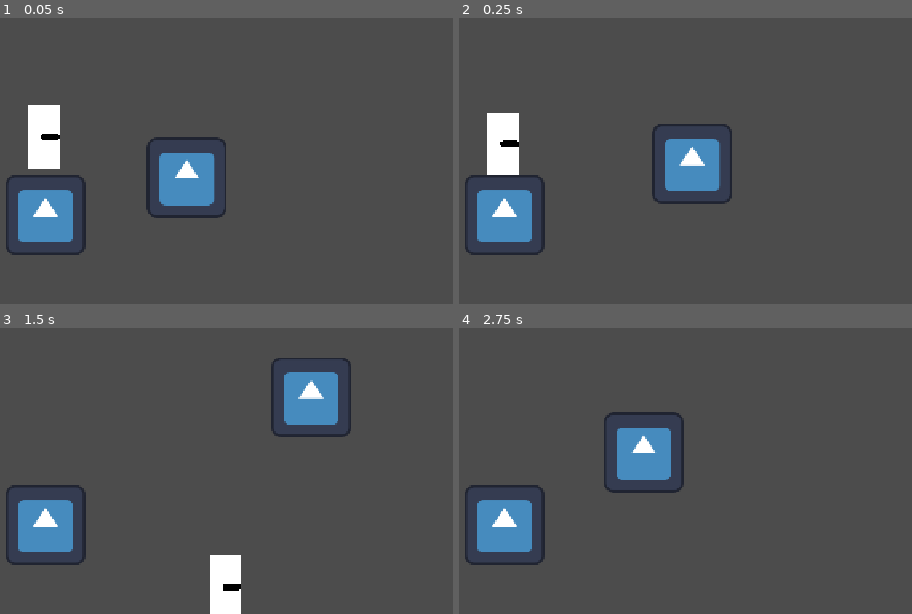
Above: before the commit, frames 1-4 (two rows, left to right).
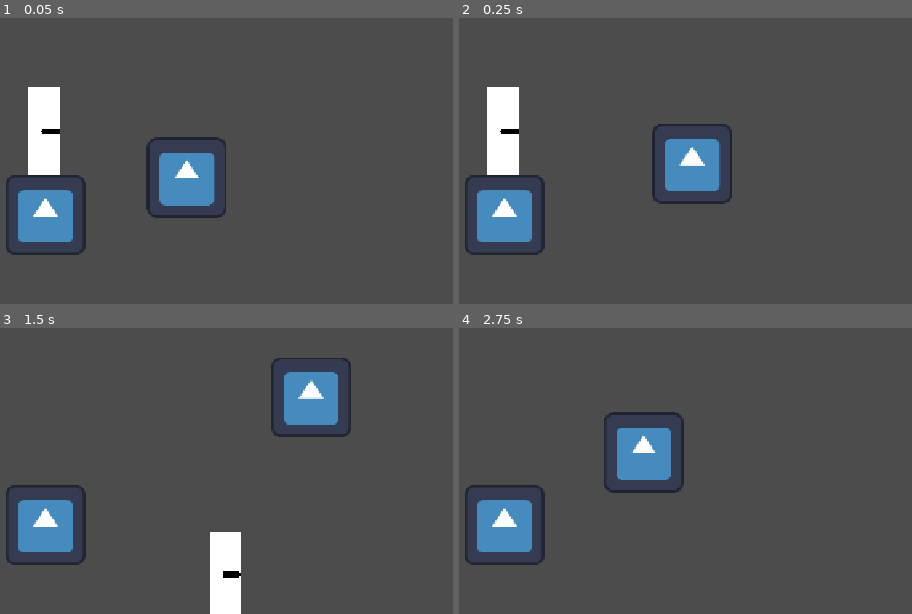
Above: after the commit, the same moments.

Repository: srNando0/Game-Jam-JGS
Game: Godot game, scene res://test_physics/test_physics.tscn
The game is run twice, just before and just after one commit, with the same random seed, the same clock (stepped at 60 frames per second) and the same inputs. The project has no main scene, so this scene is started directly. The engine's default icon, where the game draws it, is replaced by a stand-in: a white triangle on a blue panel in a dark square.
Inputs:
- Up to frame 1 (0.05 s): no input
- Up to frame 2 (0.25 s): no input
- Up to frame 3 (1.5 s): hold Right (right) from 0.53 s (still down); tap D (dash) at 0.6 s; tap S (jump) at 0.77, 0.8, 1.07, 1.35 s
- Up to frame 4 (2.75 s): tap S (jump) at 1.52, 1.82, 2.3 s; tap D (dash) at 1.55, 2.1 s; release Right (right) at 2.03 s; hold Left (left) from 2.03 s (still down)

The runs differ from the first frame. In frame 1, 0.7% of the frame differs, in the area x 6-14%, y 24-55%; in frame 2, 0.8%, in the area x 6-14%, y 24-46%; in frame 3, 0.7%; in frame 4, nothing differs.

Commit message:
add stage

Diff:
--- a/player/player.tscn
+++ b/player/player.tscn
@@ -7,7 +7,7 @@
 [ext_resource type="AudioStream" uid="uid://bb0y5j24s222q" path="res://player/res/dash.wav" id="5_qjkh3"]
 
 [sub_resource type="RectangleShape2D" id="RectangleShape2D_yw30f"]
-size = Vector2(50, 100)
+size = Vector2(50, 140)
 
 [node name="Player" type="CharacterBody2D"]
 floor_constant_speed = true
@@ -19,7 +19,7 @@
 [node name="Images" type="Node2D" parent="."]
 
 [node name="Line2D" type="Line2D" parent="Images"]
-points = PackedVector2Array(0, -25, 0, 25)
+points = PackedVector2Array(0, -45, 0, 45)
 width = 50.0
 begin_cap_mode = 1
 end_cap_mode = 1
--- /dev/null
+++ b/stage/stage.tscn
@@ -0,0 +1,573 @@
+[gd_scene load_steps=7 format=3 uid="uid://cgju2v2xh086e"]
+
+[ext_resource type="Texture2D" uid="uid://bsjcigarer8nh" path="res://stage/res/base_bg.png" id="1_s88my"]
+[ext_resource type="Texture2D" uid="uid://w34scpoom07m" path="res://stage/res/under_floor.png" id="2_ve7pq"]
+[ext_resource type="Texture2D" uid="uid://pyf6wvc5g63f" path="res://stage/res/wall_deco.png" id="3_cxybx"]
+[ext_resource type="Texture2D" uid="uid://byi5j6v7yljfx" path="res://stage/res/floor.png" id="4_au0sk"]
+[ext_resource type="PackedScene" uid="uid://uxgl1mx5i6rh" path="res://player/player.tscn" id="5_ve7pq"]
+
+[sub_resource type="RectangleShape2D" id="RectangleShape2D_u7g2e"]
+size = Vector2(10328, 80)
+
+[node name="Stage" type="Node2D"]
+
+[node name="Corridor" type="Node2D" parent="."]
+
+[node name="CorridorBackground" type="Node2D" parent="Corridor"]
+
+[node name="BaseBg" type="Sprite2D" parent="Corridor/CorridorBackground"]
+scale = Vector2(0.5, 0.5)
+texture = ExtResource("1_s88my")
+centered = false
+
+[node name="BaseBg2" type="Sprite2D" parent="Corridor/CorridorBackground"]
+position = Vector2(1280, 0)
+scale = Vector2(0.5, 0.5)
+texture = ExtResource("1_s88my")
+centered = false
+
+[node name="BaseBg3" type="Sprite2D" parent="Corridor/CorridorBackground"]
+position = Vector2(2560, 0)
+scale = Vector2(0.5, 0.5)
+texture = ExtResource("1_s88my")
+centered = false
+
+[node name="BaseBg4" type="Sprite2D" parent="Corridor/CorridorBackground"]
+position = Vector2(3840, 0)
+scale = Vector2(0.5, 0.5)
+texture = ExtResource("1_s88my")
+centered = false
+
+[node name="BaseBg5" type="Sprite2D" parent="Corridor/CorridorBackground"]
+position = Vector2(5120, 0)
+scale = Vector2(0.5, 0.5)
+texture = ExtResource("1_s88my")
+centered = false
+
+[node name="BaseBg6" type="Sprite2D" parent="Corridor/CorridorBackground"]
+position = Vector2(6400, 0)
+scale = Vector2(0.5, 0.5)
+texture = ExtResource("1_s88my")
+centered = false
+
+[node name="BaseBg7" type="Sprite2D" parent="Corridor/CorridorBackground"]
+position = Vector2(7680, 0)
+scale = Vector2(0.5, 0.5)
+texture = ExtResource("1_s88my")
+centered = false
+
+[node name="BaseBg8" type="Sprite2D" parent="Corridor/CorridorBackground"]
+position = Vector2(8960, 0)
+scale = Vector2(0.5, 0.5)
+texture = ExtResource("1_s88my")
+centered = false
+
+[node name="CorridorFloor" type="Node2D" parent="Corridor"]
+
+[node name="Images" type="Node2D" parent="Corridor/CorridorFloor"]
+
+[node name="Unit1" type="Node2D" parent="Corridor/CorridorFloor/Images"]
+
+[node name="UnderFloor" type="Sprite2D" parent="Corridor/CorridorFloor/Images/Unit1"]
+position = Vector2(0, 661)
+scale = Vector2(0.5, 0.5)
+texture = ExtResource("2_ve7pq")
+centered = false
+
+[node name="WallDeco" type="Sprite2D" parent="Corridor/CorridorFloor/Images/Unit1"]
+position = Vector2(0, 529)
+scale = Vector2(0.5, 0.5)
+texture = ExtResource("3_cxybx")
+centered = false
+
+[node name="Floor" type="Sprite2D" parent="Corridor/CorridorFloor/Images/Unit1"]
+position = Vector2(0, 619)
+scale = Vector2(0.5, 0.5)
+texture = ExtResource("4_au0sk")
+centered = false
+
+[node name="Unit2" type="Node2D" parent="Corridor/CorridorFloor/Images"]
+position = Vector2(449, 0)
+
+[node name="UnderFloor" type="Sprite2D" parent="Corridor/CorridorFloor/Images/Unit2"]
+position = Vector2(0, 661)
+scale = Vector2(0.5, 0.5)
+texture = ExtResource("2_ve7pq")
+centered = false
+
+[node name="WallDeco" type="Sprite2D" parent="Corridor/CorridorFloor/Images/Unit2"]
+position = Vector2(0, 529)
+scale = Vector2(0.5, 0.5)
+texture = ExtResource("3_cxybx")
+centered = false
+
+[node name="Floor" type="Sprite2D" parent="Corridor/CorridorFloor/Images/Unit2"]
+position = Vector2(0, 619)
+scale = Vector2(0.5, 0.5)
+texture = ExtResource("4_au0sk")
+centered = false
+
+[node name="Unit3" type="Node2D" parent="Corridor/CorridorFloor/Images"]
+position = Vector2(898, 0)
+
+[node name="UnderFloor" type="Sprite2D" parent="Corridor/CorridorFloor/Images/Unit3"]
+position = Vector2(0, 661)
+scale = Vector2(0.5, 0.5)
+texture = ExtResource("2_ve7pq")
+centered = false
+
+[node name="WallDeco" type="Sprite2D" parent="Corridor/CorridorFloor/Images/Unit3"]
+position = Vector2(0, 529)
+scale = Vector2(0.5, 0.5)
+texture = ExtResource("3_cxybx")
+centered = false
+
+[node name="Floor" type="Sprite2D" parent="Corridor/CorridorFloor/Images/Unit3"]
+position = Vector2(0, 619)
+scale = Vector2(0.5, 0.5)
+texture = ExtResource("4_au0sk")
+centered = false
+
+[node name="Unit4" type="Node2D" parent="Corridor/CorridorFloor/Images"]
+position = Vector2(1347, 0)
+
+[node name="UnderFloor" type="Sprite2D" parent="Corridor/CorridorFloor/Images/Unit4"]
+position = Vector2(0, 661)
+scale = Vector2(0.5, 0.5)
+texture = ExtResource("2_ve7pq")
+centered = false
+
+[node name="WallDeco" type="Sprite2D" parent="Corridor/CorridorFloor/Images/Unit4"]
+position = Vector2(0, 529)
+scale = Vector2(0.5, 0.5)
+texture = ExtResource("3_cxybx")
+centered = false
+
+[node name="Floor" type="Sprite2D" parent="Corridor/CorridorFloor/Images/Unit4"]
+position = Vector2(0, 619)
+scale = Vector2(0.5, 0.5)
+texture = ExtResource("4_au0sk")
+centered = false
+
+[node name="Unit5" type="Node2D" parent="Corridor/CorridorFloor/Images"]
+position = Vector2(1796, 0)
+
+[node name="UnderFloor" type="Sprite2D" parent="Corridor/CorridorFloor/Images/Unit5"]
+position = Vector2(0, 661)
+scale = Vector2(0.5, 0.5)
+texture = ExtResource("2_ve7pq")
+centered = false
+
+[node name="WallDeco" type="Sprite2D" parent="Corridor/CorridorFloor/Images/Unit5"]
+position = Vector2(0, 529)
+scale = Vector2(0.5, 0.5)
+texture = ExtResource("3_cxybx")
+centered = false
+
+[node name="Floor" type="Sprite2D" parent="Corridor/CorridorFloor/Images/Unit5"]
+position = Vector2(0, 619)
+scale = Vector2(0.5, 0.5)
+texture = ExtResource("4_au0sk")
+centered = false
+
+[node name="Unit6" type="Node2D" parent="Corridor/CorridorFloor/Images"]
+position = Vector2(2245, 0)
+
+[node name="UnderFloor" type="Sprite2D" parent="Corridor/CorridorFloor/Images/Unit6"]
+position = Vector2(0, 661)
+scale = Vector2(0.5, 0.5)
+texture = ExtResource("2_ve7pq")
+centered = false
+
+[node name="WallDeco" type="Sprite2D" parent="Corridor/CorridorFloor/Images/Unit6"]
+position = Vector2(0, 529)
+scale = Vector2(0.5, 0.5)
+texture = ExtResource("3_cxybx")
+centered = false
+
+[node name="Floor" type="Sprite2D" parent="Corridor/CorridorFloor/Images/Unit6"]
+position = Vector2(0, 619)
+scale = Vector2(0.5, 0.5)
+texture = ExtResource("4_au0sk")
+centered = false
+
+[node name="Unit7" type="Node2D" parent="Corridor/CorridorFloor/Images"]
+position = Vector2(2694, 0)
+
+[node name="UnderFloor" type="Sprite2D" parent="Corridor/CorridorFloor/Images/Unit7"]
+position = Vector2(0, 661)
+scale = Vector2(0.5, 0.5)
+texture = ExtResource("2_ve7pq")
+centered = false
+
+[node name="WallDeco" type="Sprite2D" parent="Corridor/CorridorFloor/Images/Unit7"]
+position = Vector2(0, 529)
+scale = Vector2(0.5, 0.5)
+texture = ExtResource("3_cxybx")
+centered = false
+
+[node name="Floor" type="Sprite2D" parent="Corridor/CorridorFloor/Images/Unit7"]
+position = Vector2(0, 619)
+scale = Vector2(0.5, 0.5)
+texture = ExtResource("4_au0sk")
+centered = false
+
+[node name="Unit8" type="Node2D" parent="Corridor/CorridorFloor/Images"]
+position = Vector2(3143, 0)
+
+[node name="UnderFloor" type="Sprite2D" parent="Corridor/CorridorFloor/Images/Unit8"]
+position = Vector2(0, 661)
+scale = Vector2(0.5, 0.5)
+texture = ExtResource("2_ve7pq")
+centered = false
+
+[node name="WallDeco" type="Sprite2D" parent="Corridor/CorridorFloor/Images/Unit8"]
+position = Vector2(0, 529)
+scale = Vector2(0.5, 0.5)
+texture = ExtResource("3_cxybx")
+centered = false
+
+[node name="Floor" type="Sprite2D" parent="Corridor/CorridorFloor/Images/Unit8"]
+position = Vector2(0, 619)
+scale = Vector2(0.5, 0.5)
+texture = ExtResource("4_au0sk")
+centered = false
+
+[node name="Unit9" type="Node2D" parent="Corridor/CorridorFloor/Images"]
+position = Vector2(3592, 0)
+
+[node name="UnderFloor" type="Sprite2D" parent="Corridor/CorridorFloor/Images/Unit9"]
+position = Vector2(0, 661)
+scale = Vector2(0.5, 0.5)
+texture = ExtResource("2_ve7pq")
+centered = false
+
+[node name="WallDeco" type="Sprite2D" parent="Corridor/CorridorFloor/Images/Unit9"]
+position = Vector2(0, 529)
+scale = Vector2(0.5, 0.5)
+texture = ExtResource("3_cxybx")
+centered = false
+
+[node name="Floor" type="Sprite2D" parent="Corridor/CorridorFloor/Images/Unit9"]
+position = Vector2(0, 619)
+scale = Vector2(0.5, 0.5)
+texture = ExtResource("4_au0sk")
+centered = false
+
+[node name="Unit10" type="Node2D" parent="Corridor/CorridorFloor/Images"]
+position = Vector2(4041, 0)
+
+[node name="UnderFloor" type="Sprite2D" parent="Corridor/CorridorFloor/Images/Unit10"]
+position = Vector2(0, 661)
+scale = Vector2(0.5, 0.5)
+texture = ExtResource("2_ve7pq")
+centered = false
+
+[node name="WallDeco" type="Sprite2D" parent="Corridor/CorridorFloor/Images/Unit10"]
+position = Vector2(0, 529)
+scale = Vector2(0.5, 0.5)
+texture = ExtResource("3_cxybx")
+centered = false
+
+[node name="Floor" type="Sprite2D" parent="Corridor/CorridorFloor/Images/Unit10"]
+position = Vector2(0, 619)
+scale = Vector2(0.5, 0.5)
+texture = ExtResource("4_au0sk")
+centered = false
+
+[node name="Unit11" type="Node2D" parent="Corridor/CorridorFloor/Images"]
+position = Vector2(4490, 0)
+
+[node name="UnderFloor" type="Sprite2D" parent="Corridor/CorridorFloor/Images/Unit11"]
+position = Vector2(0, 661)
+scale = Vector2(0.5, 0.5)
+texture = ExtResource("2_ve7pq")
+centered = false
+
+[node name="WallDeco" type="Sprite2D" parent="Corridor/CorridorFloor/Images/Unit11"]
+position = Vector2(0, 529)
+scale = Vector2(0.5, 0.5)
+texture = ExtResource("3_cxybx")
+centered = false
+
+[node name="Floor" type="Sprite2D" parent="Corridor/CorridorFloor/Images/Unit11"]
+position = Vector2(0, 619)
+scale = Vector2(0.5, 0.5)
+texture = ExtResource("4_au0sk")
+centered = false
+
+[node name="Unit12" type="Node2D" parent="Corridor/CorridorFloor/Images"]
+position = Vector2(4939, 0)
+
+[node name="UnderFloor" type="Sprite2D" parent="Corridor/CorridorFloor/Images/Unit12"]
+position = Vector2(0, 661)
+scale = Vector2(0.5, 0.5)
+texture = ExtResource("2_ve7pq")
+centered = false
+
+[node name="WallDeco" type="Sprite2D" parent="Corridor/CorridorFloor/Images/Unit12"]
+position = Vector2(0, 529)
+scale = Vector2(0.5, 0.5)
+texture = ExtResource("3_cxybx")
+centered = false
+
+[node name="Floor" type="Sprite2D" parent="Corridor/CorridorFloor/Images/Unit12"]
+position = Vector2(0, 619)
+scale = Vector2(0.5, 0.5)
+texture = ExtResource("4_au0sk")
+centered = false
+
+[node name="Unit13" type="Node2D" parent="Corridor/CorridorFloor/Images"]
+position = Vector2(5388, 0)
+
+[node name="UnderFloor" type="Sprite2D" parent="Corridor/CorridorFloor/Images/Unit13"]
+position = Vector2(0, 661)
+scale = Vector2(0.5, 0.5)
+texture = ExtResource("2_ve7pq")
+centered = false
+
+[node name="WallDeco" type="Sprite2D" parent="Corridor/CorridorFloor/Images/Unit13"]
+position = Vector2(0, 529)
+scale = Vector2(0.5, 0.5)
+texture = ExtResource("3_cxybx")
+centered = false
+
+[node name="Floor" type="Sprite2D" parent="Corridor/CorridorFloor/Images/Unit13"]
+position = Vector2(0, 619)
+scale = Vector2(0.5, 0.5)
+texture = ExtResource("4_au0sk")
+centered = false
+
+[node name="Unit14" type="Node2D" parent="Corridor/CorridorFloor/Images"]
+position = Vector2(5837, 0)
+
+[node name="UnderFloor" type="Sprite2D" parent="Corridor/CorridorFloor/Images/Unit14"]
+position = Vector2(0, 661)
+scale = Vector2(0.5, 0.5)
+texture = ExtResource("2_ve7pq")
+centered = false
+
+[node name="WallDeco" type="Sprite2D" parent="Corridor/CorridorFloor/Images/Unit14"]
+position = Vector2(0, 529)
+scale = Vector2(0.5, 0.5)
+texture = ExtResource("3_cxybx")
+centered = false
+
+[node name="Floor" type="Sprite2D" parent="Corridor/CorridorFloor/Images/Unit14"]
+position = Vector2(0, 619)
+scale = Vector2(0.5, 0.5)
+texture = ExtResource("4_au0sk")
+centered = false
+
+[node name="Unit15" type="Node2D" parent="Corridor/CorridorFloor/Images"]
+position = Vector2(6286, 0)
+
+[node name="UnderFloor" type="Sprite2D" parent="Corridor/CorridorFloor/Images/Unit15"]
+position = Vector2(0, 661)
+scale = Vector2(0.5, 0.5)
+texture = ExtResource("2_ve7pq")
+centered = false
+
+[node name="WallDeco" type="Sprite2D" parent="Corridor/CorridorFloor/Images/Unit15"]
+position = Vector2(0, 529)
+scale = Vector2(0.5, 0.5)
+texture = ExtResource("3_cxybx")
+centered = false
+
+[node name="Floor" type="Sprite2D" parent="Corridor/CorridorFloor/Images/Unit15"]
+position = Vector2(0, 619)
+scale = Vector2(0.5, 0.5)
+texture = ExtResource("4_au0sk")
+centered = false
+
+[node name="Unit16" type="Node2D" parent="Corridor/CorridorFloor/Images"]
+position = Vector2(6735, 0)
+
+[node name="UnderFloor" type="Sprite2D" parent="Corridor/CorridorFloor/Images/Unit16"]
+position = Vector2(0, 661)
+scale = Vector2(0.5, 0.5)
+texture = ExtResource("2_ve7pq")
+centered = false
+
+[node name="WallDeco" type="Sprite2D" parent="Corridor/CorridorFloor/Images/Unit16"]
+position = Vector2(0, 529)
+scale = Vector2(0.5, 0.5)
+texture = ExtResource("3_cxybx")
+centered = false
+
+[node name="Floor" type="Sprite2D" parent="Corridor/CorridorFloor/Images/Unit16"]
+position = Vector2(0, 619)
+scale = Vector2(0.5, 0.5)
+texture = ExtResource("4_au0sk")
+centered = false
+
+[node name="Unit17" type="Node2D" parent="Corridor/CorridorFloor/Images"]
+position = Vector2(7184, 0)
+
+[node name="UnderFloor" type="Sprite2D" parent="Corridor/CorridorFloor/Images/Unit17"]
+position = Vector2(0, 661)
+scale = Vector2(0.5, 0.5)
+texture = ExtResource("2_ve7pq")
+centered = false
+
+[node name="WallDeco" type="Sprite2D" parent="Corridor/CorridorFloor/Images/Unit17"]
+position = Vector2(0, 529)
+scale = Vector2(0.5, 0.5)
+texture = ExtResource("3_cxybx")
+centered = false
+
+[node name="Floor" type="Sprite2D" parent="Corridor/CorridorFloor/Images/Unit17"]
+position = Vector2(0, 619)
+scale = Vector2(0.5, 0.5)
+texture = ExtResource("4_au0sk")
+centered = false
+
+[node name="Unit18" type="Node2D" parent="Corridor/CorridorFloor/Images"]
+position = Vector2(7633, 0)
+
+[node name="UnderFloor" type="Sprite2D" parent="Corridor/CorridorFloor/Images/Unit18"]
+position = Vector2(0, 661)
+scale = Vector2(0.5, 0.5)
+texture = ExtResource("2_ve7pq")
+centered = false
+
+[node name="WallDeco" type="Sprite2D" parent="Corridor/CorridorFloor/Images/Unit18"]
+position = Vector2(0, 529)
+scale = Vector2(0.5, 0.5)
+texture = ExtResource("3_cxybx")
+centered = false
+
+[node name="Floor" type="Sprite2D" parent="Corridor/CorridorFloor/Images/Unit18"]
+position = Vector2(0, 619)
+scale = Vector2(0.5, 0.5)
+texture = ExtResource("4_au0sk")
+centered = false
+
+[node name="Unit19" type="Node2D" parent="Corridor/CorridorFloor/Images"]
+position = Vector2(8082, 0)
+
+[node name="UnderFloor" type="Sprite2D" parent="Corridor/CorridorFloor/Images/Unit19"]
+position = Vector2(0, 661)
+scale = Vector2(0.5, 0.5)
+texture = ExtResource("2_ve7pq")
+centered = false
+
+[node name="WallDeco" type="Sprite2D" parent="Corridor/CorridorFloor/Images/Unit19"]
+position = Vector2(0, 529)
+scale = Vector2(0.5, 0.5)
+texture = ExtResource("3_cxybx")
+centered = false
+
+[node name="Floor" type="Sprite2D" parent="Corridor/CorridorFloor/Images/Unit19"]
+position = Vector2(0, 619)
+scale = Vector2(0.5, 0.5)
+texture = ExtResource("4_au0sk")
+centered = false
+
+[node name="Unit20" type="Node2D" parent="Corridor/CorridorFloor/Images"]
+position = Vector2(8531, 0)
+
+[node name="UnderFloor" type="Sprite2D" parent="Corridor/CorridorFloor/Images/Unit20"]
+position = Vector2(0, 661)
+scale = Vector2(0.5, 0.5)
+texture = ExtResource("2_ve7pq")
+centered = false
+
+[node name="WallDeco" type="Sprite2D" parent="Corridor/CorridorFloor/Images/Unit20"]
+position = Vector2(0, 529)
+scale = Vector2(0.5, 0.5)
+texture = ExtResource("3_cxybx")
+centered = false
+
+[node name="Floor" type="Sprite2D" parent="Corridor/CorridorFloor/Images/Unit20"]
+position = Vector2(0, 619)
+scale = Vector2(0.5, 0.5)
+texture = ExtResource("4_au0sk")
+centered = false
+
+[node name="Unit21" type="Node2D" parent="Corridor/CorridorFloor/Images"]
+position = Vector2(8980, 0)
+
+[node name="UnderFloor" type="Sprite2D" parent="Corridor/CorridorFloor/Images/Unit21"]
+position = Vector2(0, 661)
+scale = Vector2(0.5, 0.5)
+texture = ExtResource("2_ve7pq")
+centered = false
+
+[node name="WallDeco" type="Sprite2D" parent="Corridor/CorridorFloor/Images/Unit21"]
+position = Vector2(0, 529)
+scale = Vector2(0.5, 0.5)
+texture = ExtResource("3_cxybx")
+centered = false
+
+[node name="Floor" type="Sprite2D" parent="Corridor/CorridorFloor/Images/Unit21"]
+position = Vector2(0, 619)
+scale = Vector2(0.5, 0.5)
+texture = ExtResource("4_au0sk")
+centered = false
+
+[node name="Unit22" type="Node2D" parent="Corridor/CorridorFloor/Images"]
+position = Vector2(9429, 0)
+
+[node name="UnderFloor" type="Sprite2D" parent="Corridor/CorridorFloor/Images/Unit22"]
+position = Vector2(0, 661)
+scale = Vector2(0.5, 0.5)
+texture = ExtResource("2_ve7pq")
+centered = false
+
+[node name="WallDeco" type="Sprite2D" parent="Corridor/CorridorFloor/Images/Unit22"]
+position = Vector2(0, 529)
+scale = Vector2(0.5, 0.5)
+texture = ExtResource("3_cxybx")
+centered = false
+
+[node name="Floor" type="Sprite2D" parent="Corridor/CorridorFloor/Images/Unit22"]
+position = Vector2(0, 619)
+scale = Vector2(0.5, 0.5)
+texture = ExtResource("4_au0sk")
+centered = false
+
+[node name="Unit23" type="Node2D" parent="Corridor/CorridorFloor/Images"]
+position = Vector2(9878, 0)
+
+[node name="UnderFloor" type="Sprite2D" parent="Corridor/CorridorFloor/Images/Unit23"]
+position = Vector2(0, 661)
+scale = Vector2(0.5, 0.5)
+texture = ExtResource("2_ve7pq")
+centered = false
+
+[node name="WallDeco" type="Sprite2D" parent="Corridor/CorridorFloor/Images/Unit23"]
+position = Vector2(0, 529)
+scale = Vector2(0.5, 0.5)
+texture = ExtResource("3_cxybx")
+centered = false
+
+[node name="Floor" type="Sprite2D" parent="Corridor/CorridorFloor/Images/Unit23"]
+position = Vector2(0, 619)
+scale = Vector2(0.5, 0.5)
+texture = ExtResource("4_au0sk")
+centered = false
+
+[node name="StaticBody2D" type="StaticBody2D" parent="Corridor/CorridorFloor"]
+
+[node name="CollisionShape2D" type="CollisionShape2D" parent="Corridor/CorridorFloor/StaticBody2D"]
+position = Vector2(5164, 660)
+shape = SubResource("RectangleShape2D_u7g2e")
+
+[node name="Player" parent="." instance=ExtResource("5_ve7pq")]
+position = Vector2(640, 550)
+walk_speed = 540.0
+gravity = 2800.0
+jump_height = 200.0
+max_fall_speed = 1600.0
+dash_length = 320.0
+dash_time_window = 0.08
+
+[node name="Camera2D" type="Camera2D" parent="Player"]
+process_callback = 0
+limit_left = 0
+limit_top = 0
+limit_bottom = 800
+limit_smoothed = true
+position_smoothing_enabled = true
+position_smoothing_speed = 8.0
